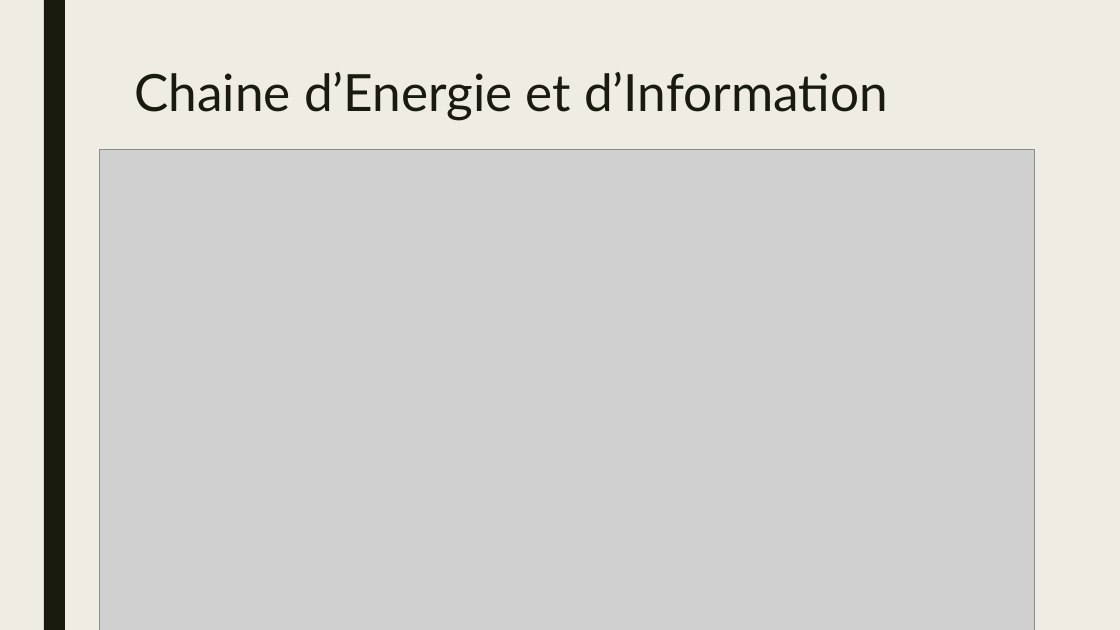
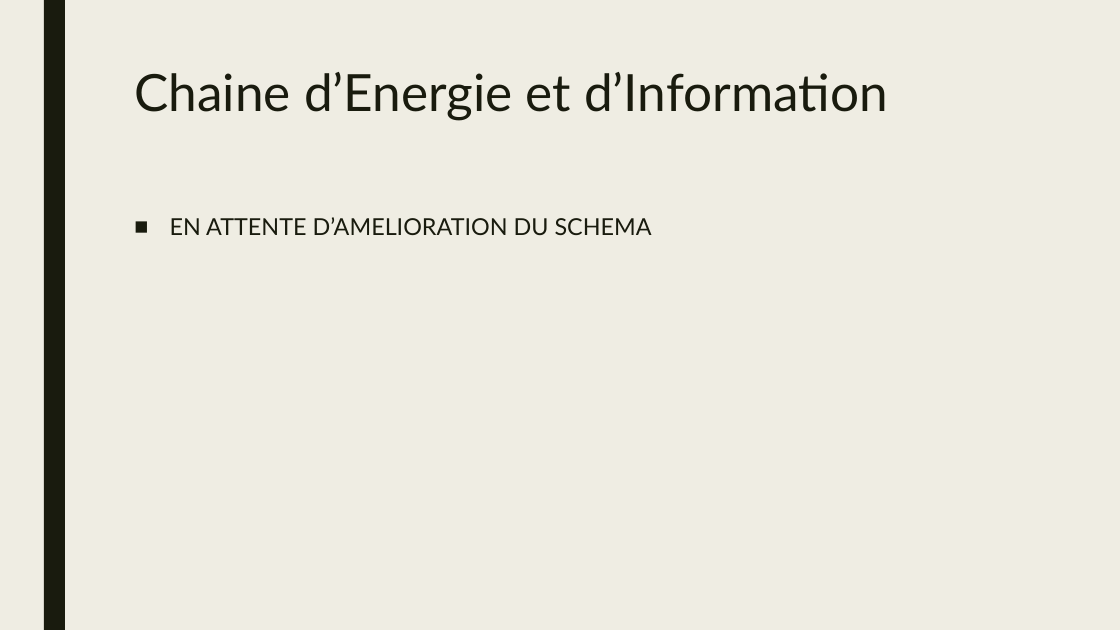
Before and after one commit to BoZhang-dev/Project-Joola, a slide deck: slide 5 of Notes/Presentation-Borui.pptx. Drawn at 1120x630 pixels with LibreOffice and Linux fonts; fonts in the diff are those of the drawing; grey boxes stand for pictures. Boxes give left, top, right and bottom in pixels: in the first picture for what was removed or moved away, otherwise in the second. Text is boxed around its words. In the diff, an @@ line names an element or a change of style, - is before the commit and + after.

```diff
--- a/Notes/Presentation-Borui.pptx
+++ b/Notes/Presentation-Borui.pptx
@@ picture removed at [100, 150, 1035, 630] @@
@@ text added at [170, 217, 652, 235], 20 pt, text #191B0E @@
+■ EN ATTENTE D’AMELIORATION DU SCHEMA
```
Also in this commit, not shown: 2 other slides changed, 1 other file.
